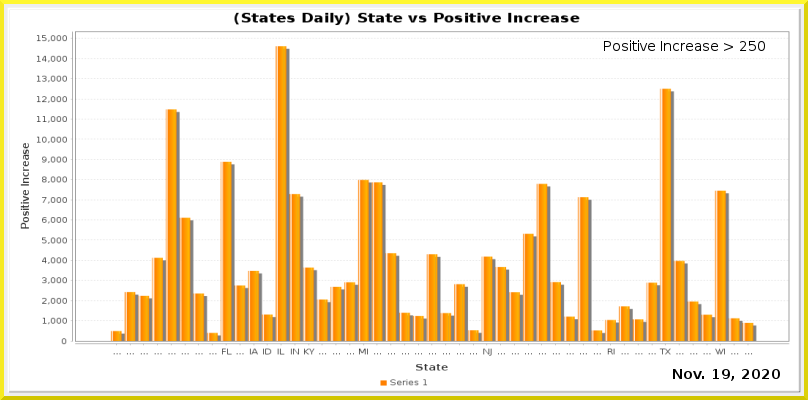
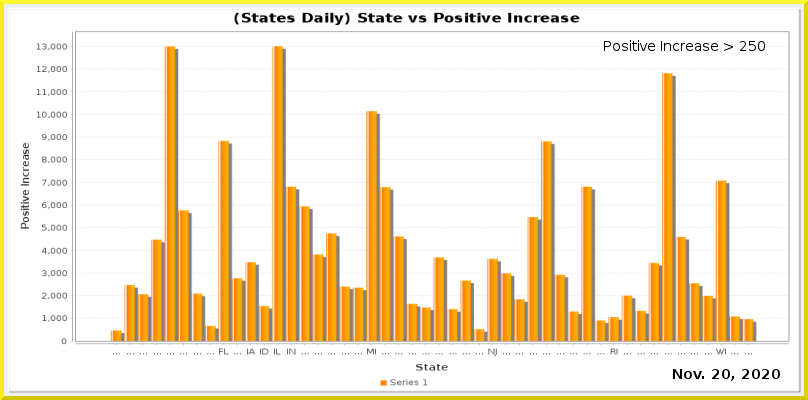
Revision of a layered 808 x 400 image; what changed, layer by layer:
painted on "Current Date" over (712, 369, 730, 379)
painted on "Date_vs_TestIncrease.png" over (36, 35, 789, 356)
